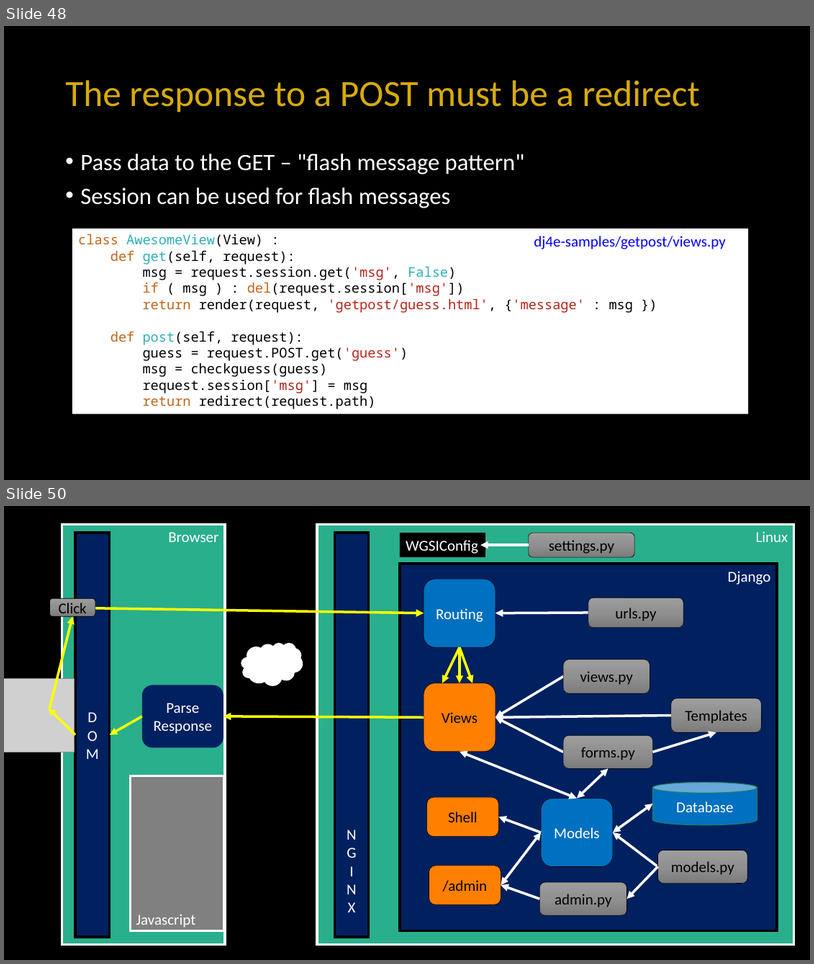
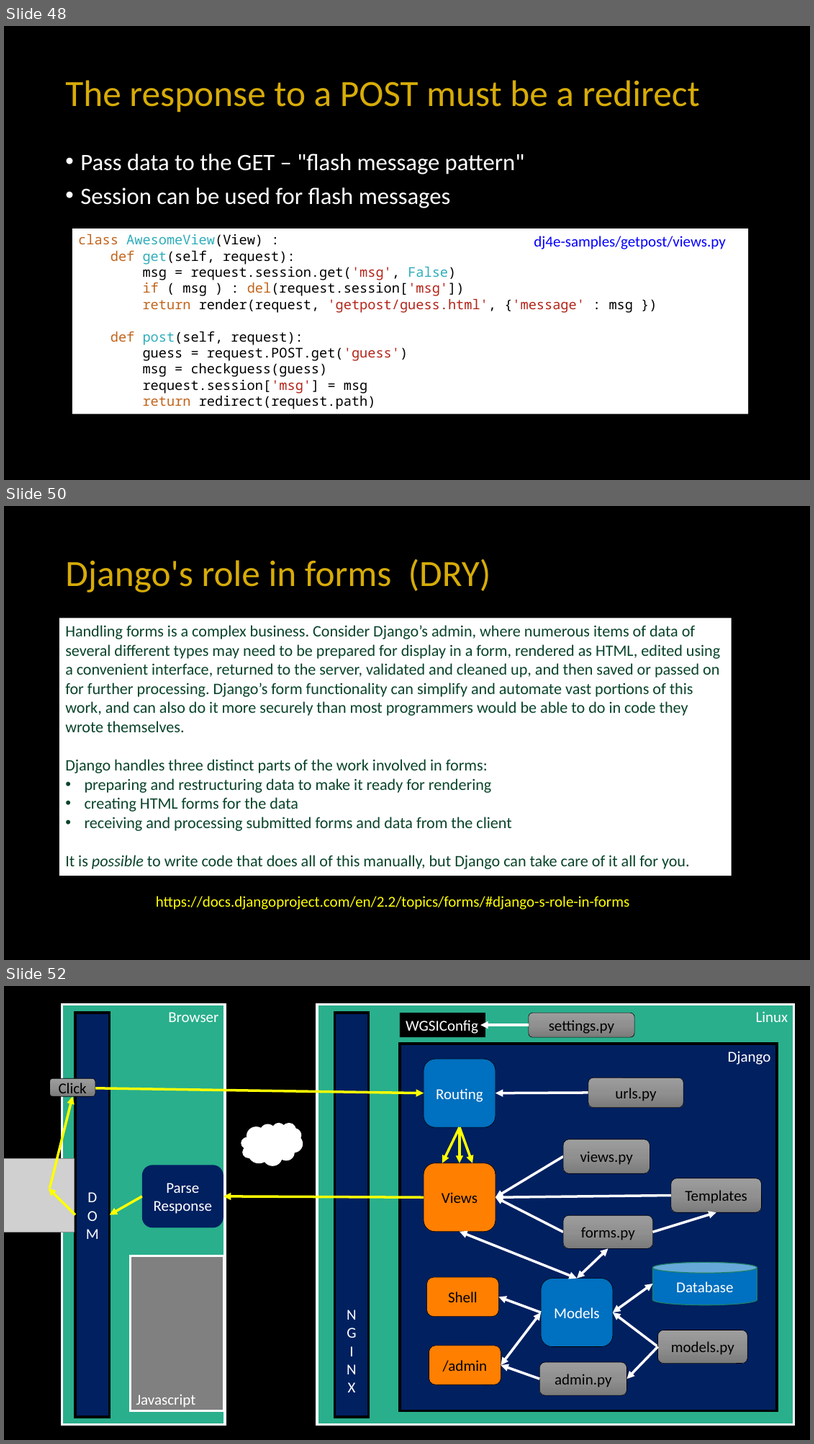
Before and after one commit to csev/dj4e, a slide deck: lectures/DJ-09-Forms.pptx. Shown one above the other, each under a label of ours: slides 48 and 50 before the commit, slides 48, 50 and 52 after it; the slides between them are not shown. The pictures are 814x964 and 814x1444 pixels, drawn with LibreOffice and Linux fonts; fonts in the diff are those of the drawing; grey boxes stand for pictures. Boxes give left, top, right and bottom in pixels: in the first picture for what was removed or moved away, otherwise in the second. Text is boxed around its words. In the diff, an @@ line names an element or a change of style, - is before the commit and + after.

```diff
--- a/lectures/DJ-09-Forms.pptx
+++ b/lectures/DJ-09-Forms.pptx
@@ slide 50 added at box(4, 506, 810, 960), background #000000 @@
@@ title added at box(65, 559, 491, 592), 44 pt, text #D7AC08 @@
+Django's role in forms (DRY)
@@ rectangle added at box(59, 618, 732, 875), fill #FFFFFF, 19 pt, text #09442A @@
+Handling forms is a complex business. Consider Django’s admin, where numerous items of data of several different types may need to be prepared for display in a form, rendered as HTML, edited using a convenient interface, returned to the server, validated and cleaned up, and then saved or passed on for further processing. Django’s form functionality can simplify and automate vast portions of this work, and can also do it more securely than most programmers would be able to do in code they wrote themselves.
+Django handles three distinct parts of the work involved in forms:
+• preparing and restructuring data to make it ready for rendering
+• creating HTML forms for the data
+• receiving and processing submitted forms and data from the client
+It is possible to write code that does all of this manually, but Django can take care of it all for you.
@@ text added at box(156, 896, 630, 909), 18 pt, text #FFFF00 @@
+https://docs.djangoproject.com/en/2.2/topics/forms/#django-s-role-in-forms
@@ what was slide 50 is now slide 52 @@
```
Also in this commit, not shown: 1 slide changed, 2 other slides added, 1 other file.
